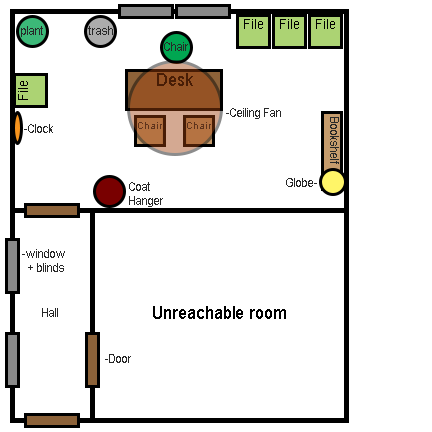
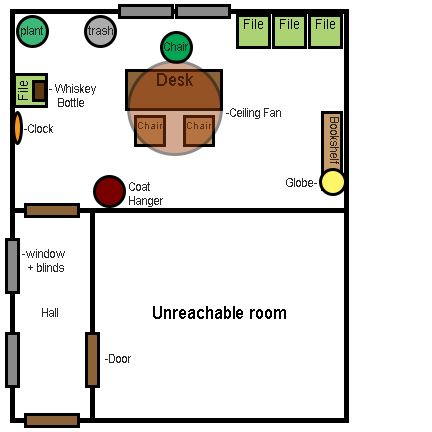
Revision of a layered 432 × 432 image; what changed, layer by layer:
added layer "- Whiskey Bottle" above "Rectangle 1" over [49, 84, 96, 107]
added layer "Rectangle 1" above "-Door" over [32, 80, 45, 102]
